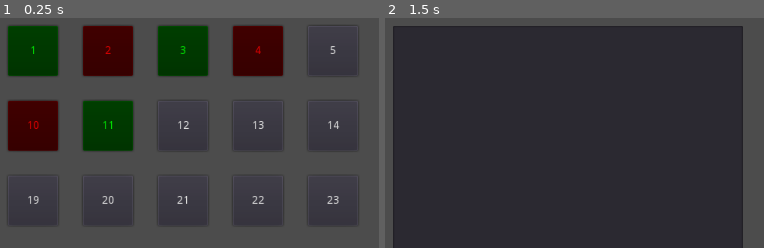
Above: before the commit, frames 1-2 (left to right).
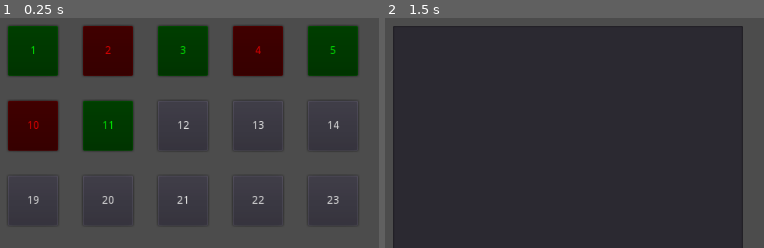
Above: after the commit, the same moments.

Repository: FailedCode/adventofcode-2021
Game: Godot game, scene res://Scenes/MainScene.tscn
Two runs of this game, one before a commit and one after it. Both use one fixed random seed, a clock stepped at 60 frames per second and the inputs below.
Inputs (mouse positions are % of the whole screen's width and height, from its top left):
- Up to frame 1 (0.25 s): no input
- Up to frame 2 (1.5 s): click "1" at 0.5 s; click (8, 91) at 1.27 s; type "12" at 1.35 s
The pictures show only the part of the screen within x 0-50%, y 8-57%; the shares and areas given below are measured in that part.

The runs differ from the first frame. In frame 1, 2.9% of the frame differs, in the area x 81-95%, y 3-26%; in frame 2, nothing differs.

Commit message:
Day 5, part 1

Diff:
--- /dev/null
+++ b/Days/Day5.gd
@@ -0,0 +1,58 @@
+extends AbstractDay
+
+func getTitle() -> String:
+	return "Day 5: Hydrothermal Venture"
+
+func getInput():
+	var result = []
+	var regex = RegEx.new()
+	regex.compile("(\\d+),(\\d+)\\s->\\s(\\d+),(\\d+)")
+	var lines = getInputAsLines()
+	for l in lines:
+		var points = regex.search(l)
+		result.append({
+			"x1": int(points.get_string(1)),
+			"y1": int(points.get_string(2)),
+			"x2": int(points.get_string(3)),
+			"y2": int(points.get_string(4)),
+		})
+	return result
+
+func calculatePart1():
+	var lines = getInput()
+	var minMax = getMinMax(lines)
+	var map = Utility.fill_array2d(minMax["maxX"], minMax["maxY"])
+	for line in lines:
+		if line["x1"] == line["x2"]:
+			for i in range(min(line["y1"], line["y2"]), max(line["y1"], line["y2"]) + 1):
+				map[i][line["x1"]] += 1
+		elif line["y1"] == line["y2"]:
+			for i in range(min(line["x1"], line["x2"]), max(line["x1"], line["x2"]) + 1):
+				map[line["y1"]][i] += 1
+	return countMapOver2(map)
+
+func getMinMax(lines):
+	var minMax = {
+		"minX": lines[0]["x1"],
+		"maxX": lines[0]["x1"],
+		"minY": lines[0]["y1"],
+		"maxY": lines[0]["y1"]
+	}
+	for l in lines:
+		if minMax["minX"] > l["x1"]: minMax["minX"] = l["x1"]
+		if minMax["minX"] > l["x2"]: minMax["minX"] = l["x2"]
+		if minMax["minY"] > l["y1"]: minMax["minY"] = l["y1"]
+		if minMax["minY"] > l["y2"]: minMax["minY"] = l["y2"]
+		if minMax["maxX"] < l["x1"]: minMax["maxX"] = l["x1"]
+		if minMax["maxX"] < l["x2"]: minMax["maxX"] = l["x2"]
+		if minMax["maxY"] < l["y1"]: minMax["maxY"] = l["y1"]
+		if minMax["maxY"] < l["y2"]: minMax["maxY"] = l["y2"]
+	return minMax
+
+func countMapOver2(map):
+	var result = 0
+	for y in range(0, map.size()):
+		for x in range(0, map[y].size()):
+			if map[y][x] >= 2:
+				result += 1
+	return result
--- a/Utility.gd
+++ b/Utility.gd
@@ -52,6 +52,15 @@
 		array.append(value)
 	return array
 
+func fill_array2d(width, height, value = 0) -> Array:
+	var array = []
+	for y in range(0, height + 1):
+		var row = []
+		for x in range(0, width + 1):
+			row.append(value)
+		array.append(row)
+	return array
+
 func array_sum(array) -> int:
 	var sum = 0
 	for i in array:
